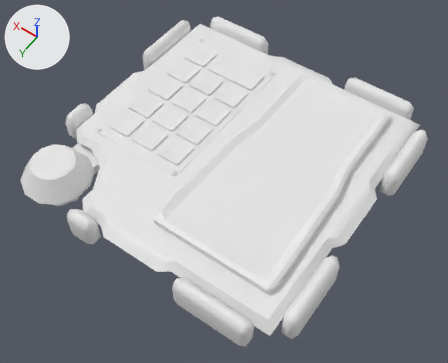
One commit to the Blender file Assets/Blender/Module.blend: the scene before it, then after it.
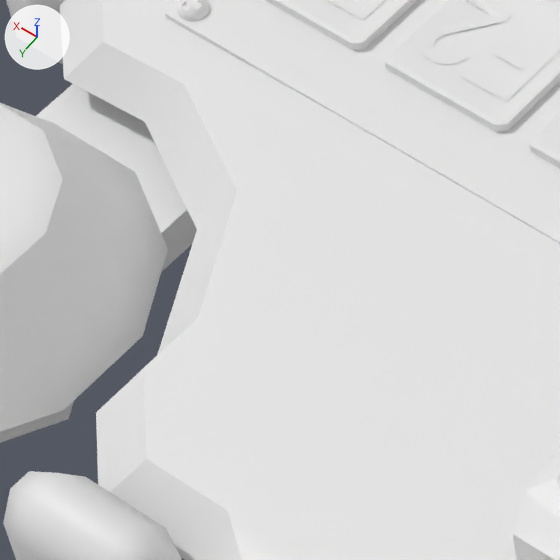
Old and new are each drawn whole from a 50 mm lens placed at (-1.483, 2.118, 3.07), pointed at (-0.062, 0.128, -0.056) and again close up on the part from 15% to 36% of the width and 35% to 62% of the height. The axes (+X, +Y, +Z) are drawn at upper left. The lights are the same throughout.

Objects in the first close-up: 'F1Button', 'F2', 'F2Button', 'F3Button', 'ModelComponent', 'NumpadPlate', 'ScreenContainerBlack'.
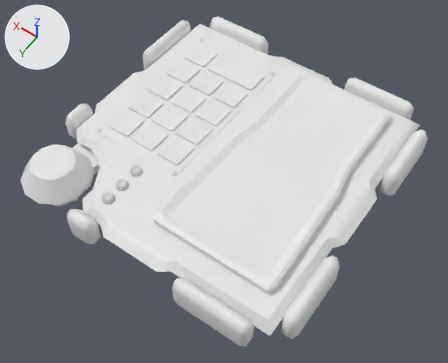
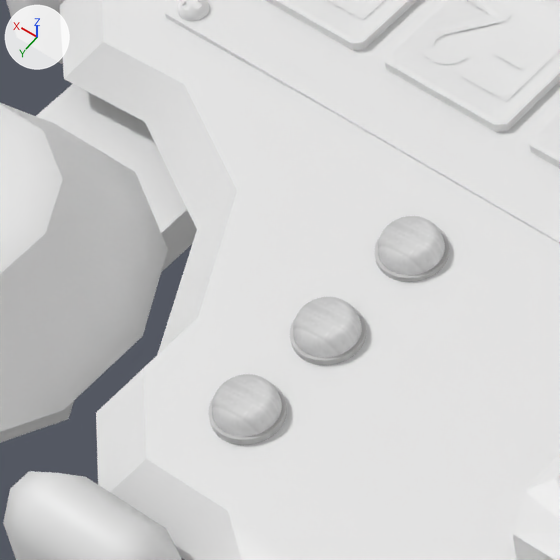
Location of each change, (x1, y1, x2, y2) in pixels of the close-ups (560 x 560 px):
'LED1', added: after (212, 374, 282, 437)
'LED2', added: after (293, 297, 362, 358)
'LED3', added: after (378, 216, 445, 275)
'LEDRims', added: after (208, 228, 449, 445)

The change, as a list of edits to the scene's bpy script:
```text
Add img_metal_jpg:
    img_metal_jpg = load_image('Metal.jpg', 'Metal.png', 509, 339, 'sRGB')
Add mat_metalmat:
    mat_metalmat = bpy.data.materials.new('MetalMat')
    # uses the picture img_metal_jpg
Add me_ledrim_002:
    me_ledrim_002.from_pydata(...)  # 1344 vertices, 1254 faces; spans x -1.0..1.0, y -1.0..7.56, z -0.12..0.02
    me_ledrim_002.materials.append(mat_metalmat)
Add me_led_002:
    me_led_002.from_pydata(...)  # 224 vertices, 193 faces; spans x -0.9..0.9, y -0.9..0.9, z -0.12..0.18
    me_led_002.materials.append(mat_metalmat)
Add ob_ledrims:
    ob_ledrims = bpy.data.objects.new('LEDRims', me_ledrim_002)
    ob_ledrims.location = (0.319, 0.504, 0.155)
    ob_ledrims.scale = (0.0383, 0.0383, 0.0739)
Add ob_led3:
    ob_led3 = bpy.data.objects.new('LED3', me_led_002)
    ob_led3.location = (0.319, 0.504, 0.165)
    ob_led3.scale = (0.0383, 0.0383, 0.0739)
Add ob_led2:
    ob_led2 = bpy.data.objects.new('LED2', me_led_002.copy())
    ob_led2.location = (0.319, 0.635, 0.165)
    ob_led2.scale = (0.0383, 0.0383, 0.0739)
Add ob_led1:
    ob_led1 = bpy.data.objects.new('LED1', me_led_002.copy())
    ob_led1.location = (0.319, 0.755, 0.165)
    ob_led1.scale = (0.0383, 0.0383, 0.0739)
```
